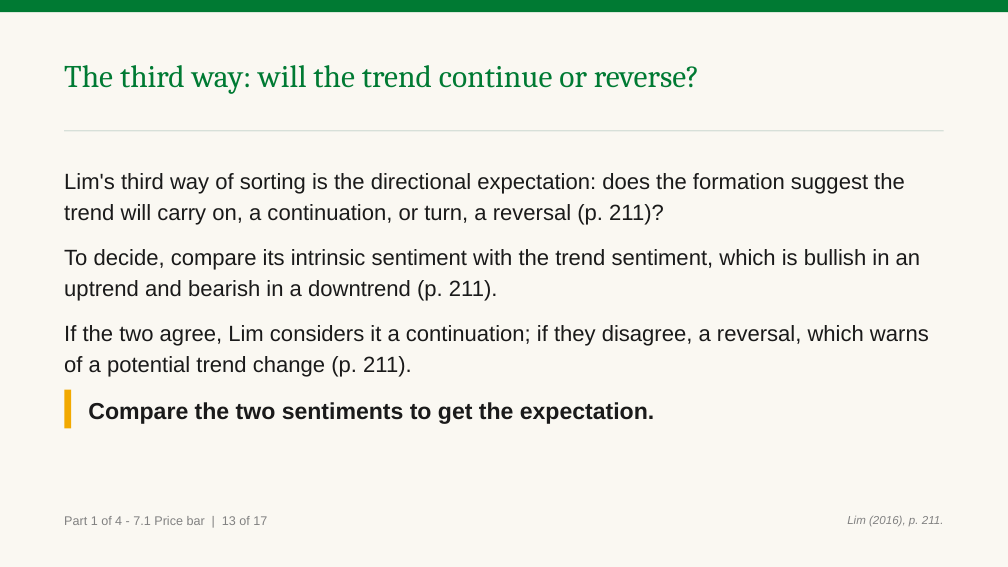
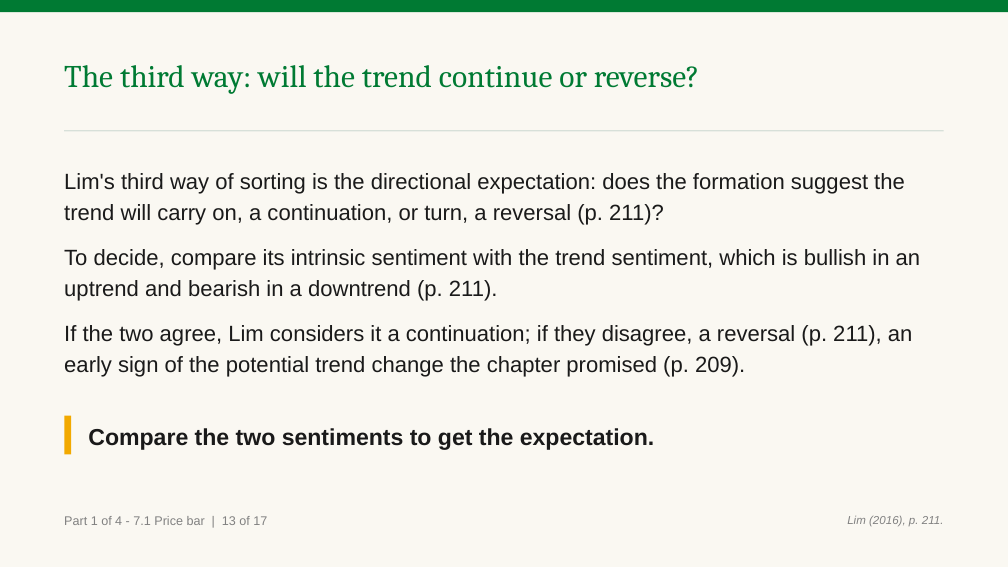
Before and after one commit to benjiesotelo-sudo/Telos_FIN1209, a slide deck: slide 25 of chapter-07/FIN1209-Chapter-07.pptx. Drawn at 1008x567 pixels with LibreOffice and Linux fonts; fonts in the diff are those of the drawing. Boxes give left, top, right and bottom in pixels: in the first picture for what was removed or moved away, otherwise in the second. Text is boxed around its words. In the diff, an @@ line names an element or a change of style, - is before the commit and + after.

```diff
--- a/chapter-07/FIN1209-Chapter-07.pptx
+++ b/chapter-07/FIN1209-Chapter-07.pptx
@@ text at box(64, 325, 913, 377): text changed @@
-If the two agree, Lim considers it a continuation; if they disagree, a reversal, which warns of a potential trend change (p. 211).
+If the two agree, Lim considers it a continuation; if they disagree, a reversal (p. 211), an early sign of the potential trend change the chapter promised (p. 209).
@@ rectangle: place and size @@
-rectangle at box(64, 389, 71, 428)
+rectangle at box(64, 416, 71, 454)
@@ text "Compare the two sentiments to ...": place and size @@
-text "Compare the two sentiments to ..." at box(88, 402, 654, 424)
+text "Compare the two sentiments to ..." at box(88, 428, 654, 450)
```
Also in this commit, not shown: 8 other slides changed, 3 other files.
